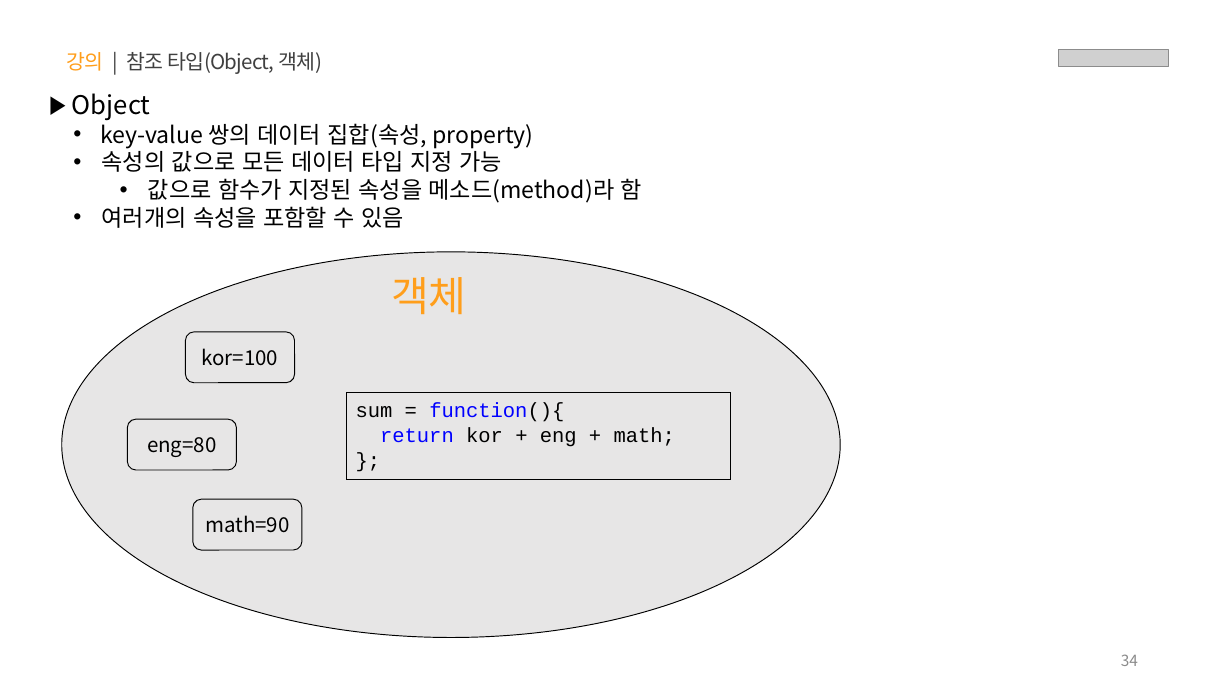
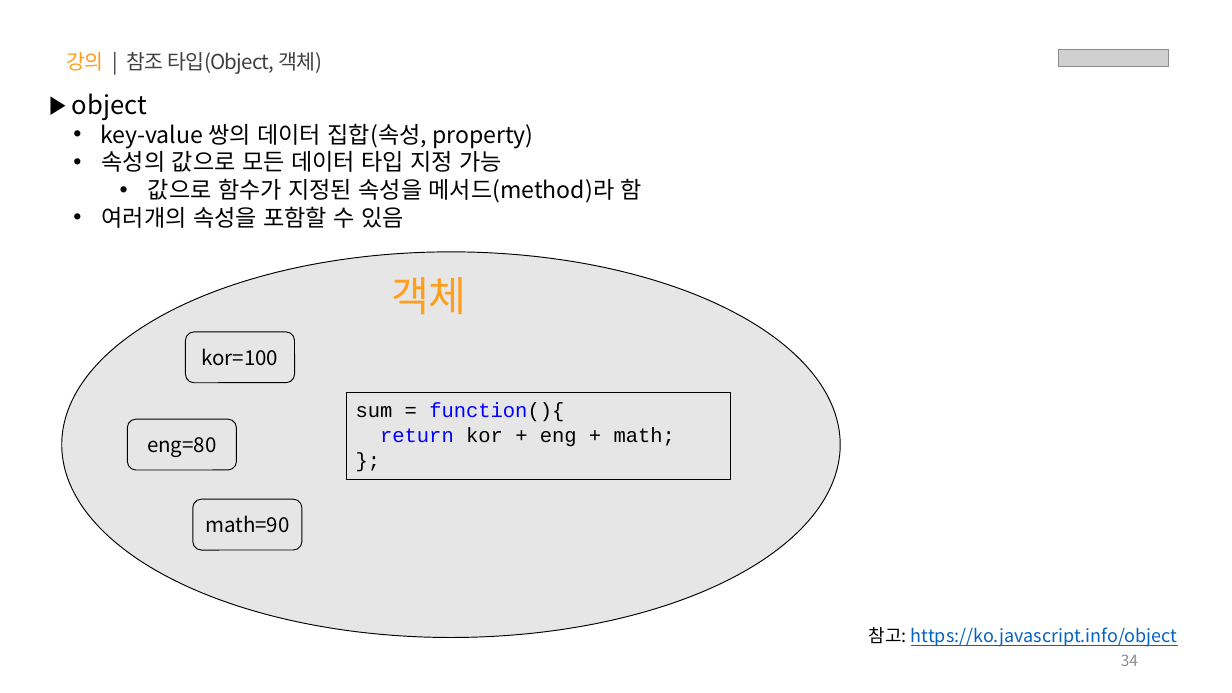
Before and after one commit to jeong0403/learn-JS, a slide deck: slide 34 of PPT/01.자바스크립트 - 기초 문법.pptx. Drawn at 1232x693 pixels with LibreOffice and Linux fonts; fonts in the diff are those of the drawing; grey boxes stand for pictures. Boxes give left, top, right and bottom in pixels: in the first picture for what was removed or moved away, otherwise in the second. Text is boxed around its words. In the diff, an @@ line names an element or a change of style, - is before the commit and + after.

```diff
--- a/PPT/01.자바스크립트 - 기초 문법.pptx
+++ b/PPT/01.자바스크립트 - 기초 문법.pptx
@@ text at (72,93,147,121): text changed @@
-▶ Object
+▶ object
@@ text at (148,178,642,203): text changed @@
-    • 값으로 함수가 지정된 속성을 메소드(method)라 함
+    • 값으로 함수가 지정된 속성을 메서드(method)라 함
@@ text added at (869,627,1178,647), 14 pt, text #0563C1, underline @@
+참고: https://ko.javascript.info/object
```
Also in this commit, not shown: 47 other slides changed, 3 other files.
